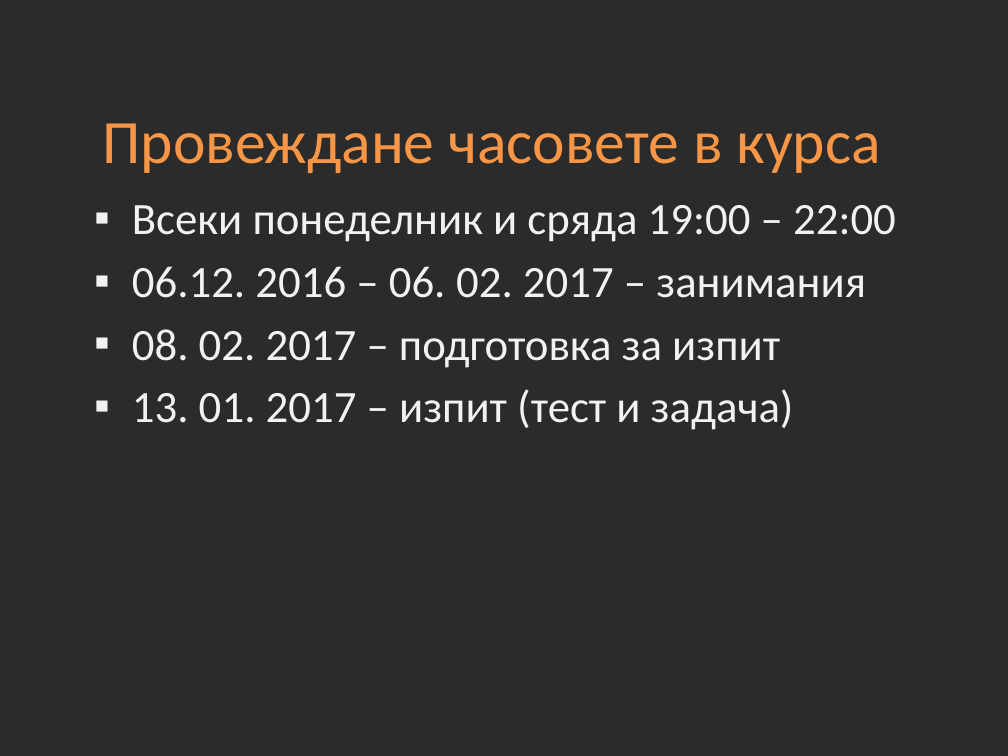
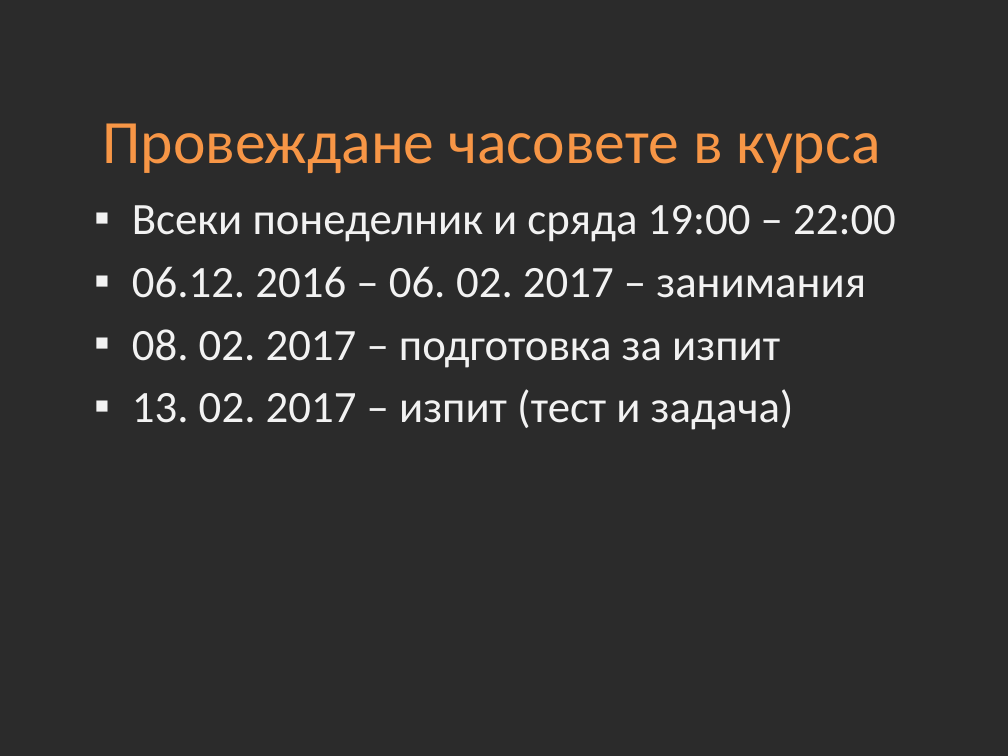
Before and after one commit to Academy-Soft-Intellect/Dot-Net-Course, a slide deck: slide 3 of 01-Introduction-into-Course.pptx. Drawn at 1008x756 pixels with LibreOffice and Linux fonts; fonts in the diff are those of the drawing; background and template pictures are left out; a plain dark background stands for a picture behind light text. Boxes give left, top, right and bottom in pixels: in the first picture for what was removed or moved away, otherwise in the second. Text is boxed around its words. In the diff, an @@ line names an element or a change of style, - is before the commit and + after.

```diff
--- a/01-Introduction-into-Course.pptx
+++ b/01-Introduction-into-Course.pptx
@@ text at [132,389,794,430]: text changed @@
-▪ 13. 01. 2017 – изпит (тест и задача)
+▪ 13. 02. 2017 – изпит (тест и задача)
```
Also in this commit, not shown: 18 other files.
